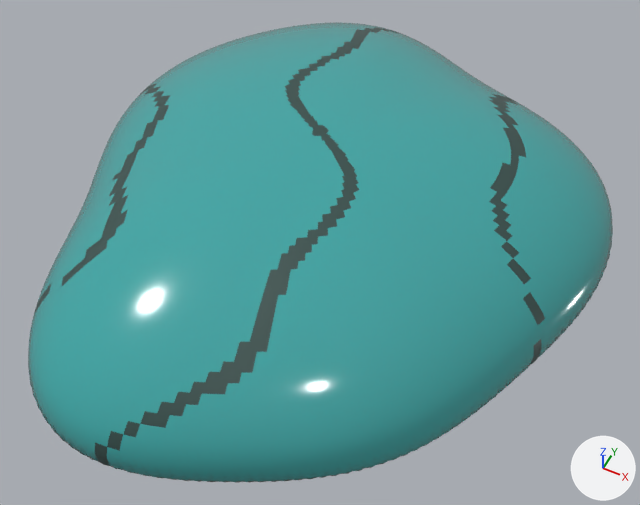
A saved change to the glTF model public/ames-engine/stone-turquoise/web/jewelry.glb.
Camera for both pictures: a camera (50 mm lens) standing at (1.06, -2.12, 2.38) and looking at (0.08, -0.17, -0.07). The lights are fixed; the arrows at lower right show +X, +Y and +Z. The first picture is the older version. Where no turn or scale is listed for an object, it has been applied to the vertices. Vertices at exactly the same position are counted once.

Names of what the first picture shows: 'Gemstone Turquoise'.
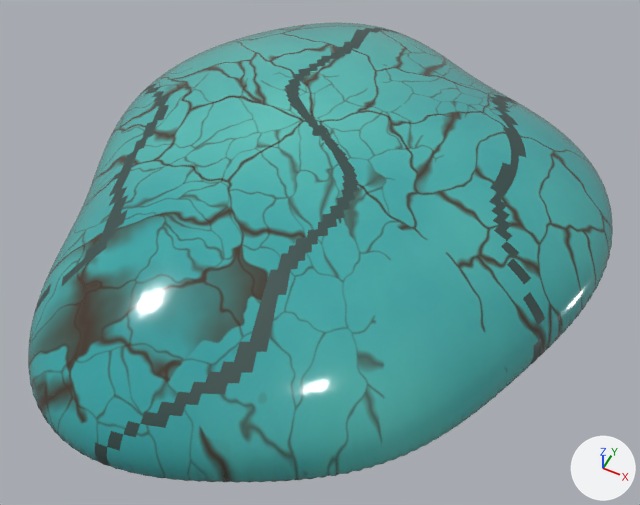
Changed parts and their boxes (x1, y1, x2, y2) in the pictures (640 x 505 px; the box of a moved part takes in the faces that stretch with it):
'Gemstone Turquoise', surface changed: (28, 25, 612, 482) in both
part 1 of me_gemstone_turquoise, moved or reshaped: (35, 23, 605, 430) in both

The change in detail:
Picture 'base.jpg' (img_base_jpg) is new.
In material 'Turquoise polished cabochon' (mat_turquoise_polished_cabochon), base_color is no longer (0.0395, 0.381, 0.376), cyan #38a6a5.
In material 'Turquoise polished cabochon' (mat_turquoise_polished_cabochon), texture is now set to img_base_jpg.
me_gemstone_turquoise has 39356 vertices, 78708 faces and spans x -1.02..1.02, y -1.18..1.18, z -0.3..0.3.
me_gemstone_turquoise is used by ob_gemstone_turquoise; location (0.026, -0.039, 0.06).
me_gemstone_turquoise part 1: 3556 vertices moved within x -0.99..0.91, y -1.11..1.11, z -0.05..0.3.
